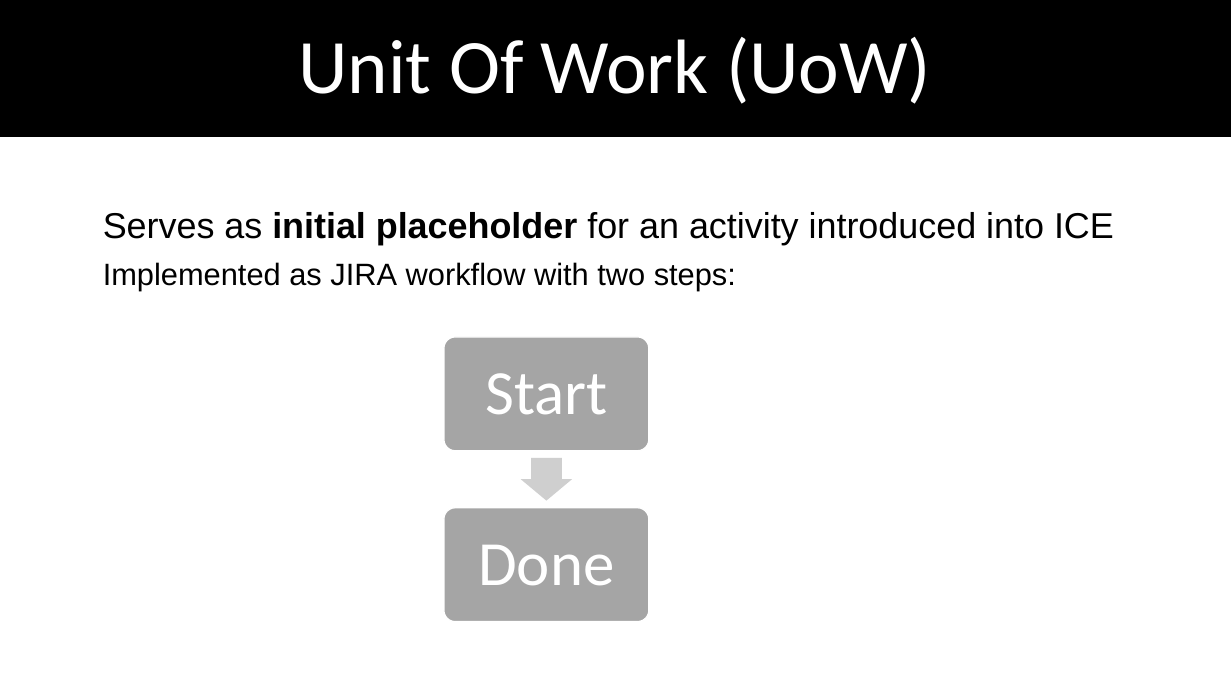
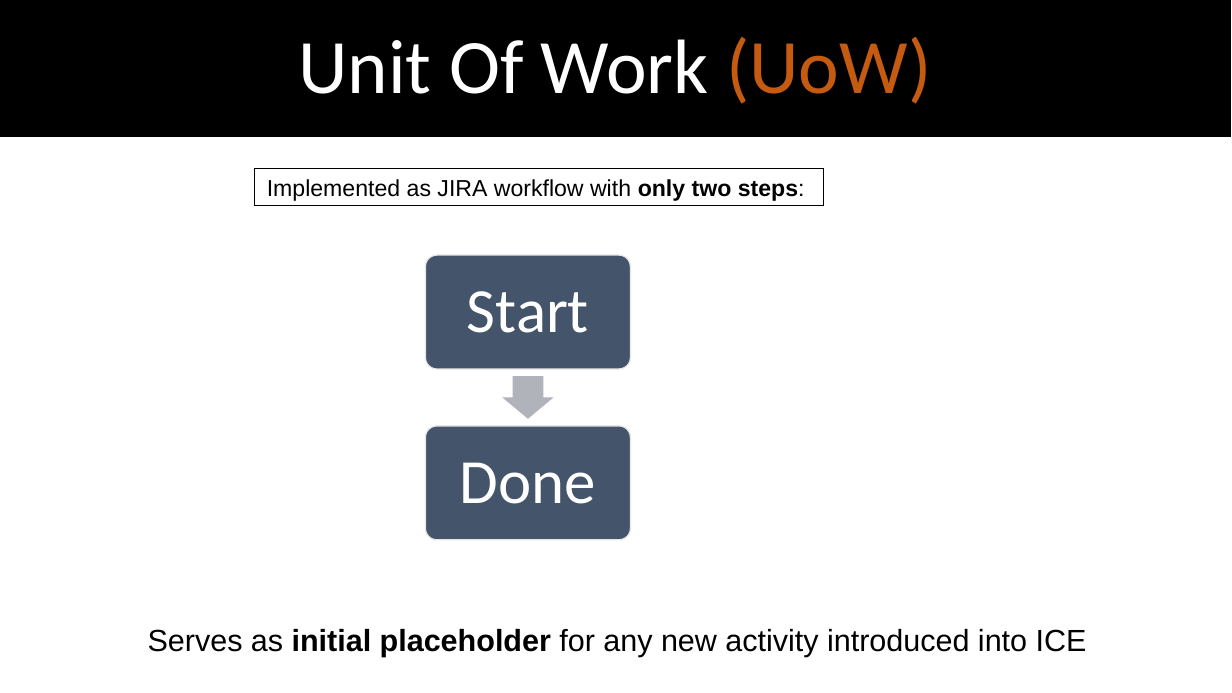
Before and after one commit to dimokgit/ICE, a slide deck: slide 4 of UnitOfWork.pptx (slide 3 before the commit). Drawn at 1232x693 pixels with LibreOffice and Linux fonts; fonts in the diff are those of the drawing. Boxes give left, top, right and bottom in pixels: in the first picture for what was removed or moved away, otherwise in the second. Text is boxed around its words. In the diff, an @@ line names an element or a change of style, - is before the commit and + after.

```diff
--- a/UnitOfWork.pptx
+++ b/UnitOfWork.pptx
@@ title "Unit Of Work (UoW)" at box(0, 0, 1230, 137): text colour #FFFFFF to #C55A11 in "(UoW)" @@
@@ rectangle added at box(254, 168, 823, 205), fill #FFFFFF, outline #000000 1 pt, 18 pt, text #000000 @@
+Implemented as JIRA workflow with only two steps:
@@ rounded rectangle at box(425, 255, 630, 369): fill #A5A5A5 to #44546A; outline #FFFFFF 1 pt to #E7E6E6 1 pt @@
@@ right arrow at box(502, 376, 553, 418): fill #CFCFCF to #B0B4B9 @@
@@ 2 texts, 2 rounded rectangles, 1 right arrow: place and size @@
-2 texts, 2 rounded rectangles, 1 right arrow at box(444, 337, 649, 622)
+2 texts, 2 rounded rectangles, 1 right arrow at box(425, 255, 630, 540)
@@ rounded rectangle at box(425, 426, 630, 540): fill #A5A5A5 to #44546A; outline #FFFFFF 1 pt to #E7E6E6 1 pt @@
@@ subtitle at box(148, 629, 1087, 657): text changed; size 28 to 23.8 pt @@
-Serves as initial placeholder for an activity introduced into ICE
-Implemented as JIRA workflow with two steps:
+Serves as initial placeholder for any new activity introduced into ICE
```
Also in this commit, not shown: 8 other slides changed, 3 slides added, 1 other file.
